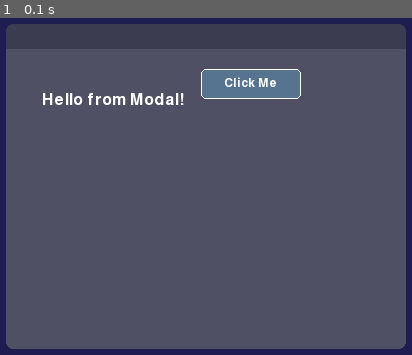
Above: before the commit, frame 1.
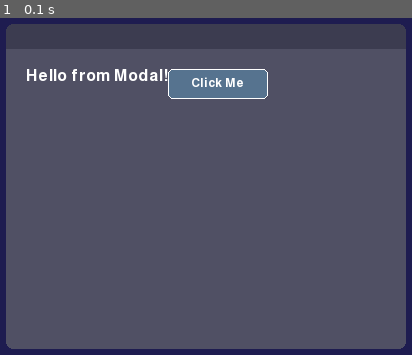
Above: after the commit, the same moment.

Repository: JyleFV/CoshUI
Game: pygame game, started from tests/main_test.py
The game is run twice, just before and just after one commit, with the same random seed, the same clock (stepped at 60 frames per second) and the same inputs.
Inputs:
- Up to frame 1 (0.1 s): no input

The runs differ from the first frame. In frame 1, 2.9% of the frame differs, in the area x 6-74%, y 15-26%.

Commit message:
Bug fixes (Modal width and height for header and content, label width and height defaulting to text width and height)

Diff:
--- a/src/coshui/backend.py
+++ b/src/coshui/backend.py
@@ -24,3 +24,7 @@
     @abstractmethod
     def poll_input(self):
         pass
+
+    @abstractmethod
+    def measure_text(self):
+        pass
--- a/src/coshui/backends/pygame_backend.py
+++ b/src/coshui/backends/pygame_backend.py
@@ -69,7 +69,7 @@
         except ValueError:
             raise CoshUIError(f"Value in border radius is the wrong type")
 
-    def _draw_text(self, text, x, y, w, h, font_path, font_size, scale, color, align, justify, clip_rect, text_clip):
+    def _draw_text(self, text, x, y, w, h, font_path, font_size, scale, color, align, justify, clip_rect, text_clip, alpha):
         safe_font_size = font_size if font_size is not None else 16
         safe_scale = scale if scale is not None else 1.0
 
@@ -81,6 +81,7 @@
             _font_cache[cache_key] = font
 
         text_surface = font.render(text, True, color)
+        text_surface.set_alpha(alpha)
         text_w, text_h = text_surface.get_size()
 
         # Clipping Logic
@@ -149,6 +150,9 @@
         # TODO: add font paths from CoshUI._temp_fonts and put it in _font_cache.
 
         for data in render_stack:
+            if data.alpha <= 0:
+                continue
+
             scale = data.transform_scale
             scaled_w = data.width * scale
             scaled_h = data.height * scale
@@ -161,7 +165,7 @@
                 self._draw_rect(true_x, true_y, scaled_w, scaled_h, data.background_color, data.border_radius, data.alpha, data.border, data.clip_rect)
 
             if data.text:
-                self._draw_text(data.text, true_x, true_y, scaled_w, scaled_h, data.font, data.font_size, scale, data.text_color, data.text_align, data.text_justify, data.clip_rect, data.text_overflow)
+                self._draw_text(data.text, true_x, true_y, scaled_w, scaled_h, data.font, data.font_size, scale, data.text_color, data.text_align, data.text_justify, data.clip_rect, data.text_overflow, data.alpha)
 
             if data.image_src:
                 self._draw_image(data.image_src, true_x, true_y, scaled_w, scaled_h, data.alpha, data.clip_rect)
@@ -169,6 +173,14 @@
     def get_size(self) -> tuple[int, int]:
         return pygame.display.get_surface().get_size()
 
+    def measure_text(self, text, font_path, font_size) -> tuple:
+        cache_key = (font_path, font_size)
+        font = _font_cache.get(cache_key)
+        if font is None:
+            font = pygame.font.Font(font_path, font_size)
+            _font_cache[cache_key] = font
+        return font.size(text)
+
     def poll_input(self):
         CoshInput._prev_mouse_pressed = CoshInput._current_mouse_pressed
         CoshInput._mouse_position = pygame.mouse.get_pos()
--- a/src/coshui/engine.py
+++ b/src/coshui/engine.py
@@ -37,17 +37,19 @@
     # ---------------- Theme-related ----------------
     _theme_registry : dict = { "DEFAULT" : CoshTheme(
             button={ "width" : 100, "height" : 30, "background_color" : (86, 115, 143), "border" : ((255, 255, 255), 1), "border_radius" : 5, "font_size" : 18 },
-            label={ "width" : 175, "height" : 65, "font_size" : 18 },
+            label={ "font_size" : 18 },
             container={},
             checkbox={ "width" : 25, "height" : 25, "border_radius" : 4, "border": ((200, 200, 200), 2), "checked_color" : (85, 75, 255), "unchecked_color" : (200, 200, 200)},
             image={ "width" : 150, "height" : 150 },
-            modal={ "width": 200, "height" : 200 },
+            modal={ "width": 200, "height" : 200, "header_color" : (60, 60, 80), "header_border_radius" : (7.5, 7.5, 0, 0), "content_color" : (80, 80, 100), "content_border_radius" : (0, 0, 7.5, 7.5) },
             slider={ "thumb_size" : 20, "thumb_color" : (100, 100, 100), "track_color" : (200, 200, 200), "border_radius" : 50 }
         )
     }
     _active_theme = _theme_registry.get("DEFAULT")
     # ----------------Class System ----------------
     _style_class : dict = {}
+    # ---------------- Text Measuring ----------------
+    _measure_text : callable = None
 
     @classmethod
     def get_state(cls, node_id, key, default=None):
@@ -75,6 +77,7 @@
         self.backend = backend
         screen_w, screen_h = self.backend.get_size()
         self.root = Container(width=screen_w, height=screen_h)
+        CoshUI._measure_text = self.backend.measure_text
 
     def __enter__(self):
         from .utility import update, process_events
@@ -93,7 +96,6 @@
 
         if delta > 0.1:
             delta = 1/60
-
 
         update(delta)
         self.backend.poll_input()
--- a/src/coshui/nodes.py
+++ b/src/coshui/nodes.py
@@ -112,14 +112,14 @@
         match self.direction:
             case CoshDirection.ROW:
                 if self.layout.width is CoshSizing.AUTO:
-                    self.layout.width = (sum(child.layout.width + (child.layout.margin * 2) for child in self.children) + (self.gap * (len(self.children) - 1))) + (self.layout.padding * 2)
+                    self.layout.width = (sum(child.layout.width + (child.layout.margin * 2) for child in self.children if child.sizing != CoshSizing.FILL) + (self.gap * (len(self.children) - 1))) + (self.layout.padding * 2)
                 if self.layout.height is CoshSizing.AUTO:
-                    self.layout.height = max((child.layout.height + (child.layout.margin * 2) for child in self.children), default=0) + (self.layout.padding * 2)
+                    self.layout.height = max((child.layout.height + (child.layout.margin * 2) for child in self.children if child.sizing != CoshSizing.FILL), default=0) + (self.layout.padding * 2)
             case CoshDirection.COLUMN:
                 if self.layout.width is CoshSizing.AUTO:
-                    self.layout.width = max((child.layout.width + (child.layout.margin * 2) for child in self.children), default=0) + (self.layout.padding * 2)
+                    self.layout.width = max((child.layout.width + (child.layout.margin * 2) for child in self.children if child.sizing != CoshSizing.FILL), default=0) + (self.layout.padding * 2)
                 if self.layout.height is CoshSizing.AUTO:
-                    self.layout.height = (sum(child.layout.height + (child.layout.margin * 2) for child in self.children) + (self.gap * (len(self.children) - 1))) + (self.layout.padding * 2)
+                    self.layout.height = (sum(child.layout.height + (child.layout.margin * 2) for child in self.children if child.sizing != CoshSizing.FILL) + (self.gap * (len(self.children) - 1))) + (self.layout.padding * 2)
 
 @dataclass
 class Grid(ParentNode):
@@ -132,8 +132,8 @@
             return
 
         rows = math.ceil(len(self.children) / self.column_count)
-        max_child_width = max((child.layout.width + (child.layout.margin * 2) for child in self.children), default=0)
-        max_child_height = max((child.layout.height + (child.layout.margin * 2) for child in self.children), default=0)
+        max_child_width = max((child.layout.width + (child.layout.margin * 2) for child in self.children if child.sizing != CoshSizing.FILL), default=0)
+        max_child_height = max((child.layout.height + (child.layout.margin * 2) for child in self.children if child.sizing != CoshSizing.FILL), default=0)
 
         if self.layout.width is CoshSizing.AUTO:
             self.layout.width = (max_child_width * self.column_count) + (self.gap * (self.column_count - 1)) + (self.layout.padding * 2)
@@ -144,10 +144,15 @@
 class Modal(ParentNode):
     positioning : CoshPositioning = CoshPositioning.ABSOLUTE
     direction : CoshDirection = CoshDirection.ROW
+    header_color : tuple | None = None
+    header_border_radius : tuple | None = None
+    content_color : tuple | None = None
+    content_border_radius : tuple | None = None
 
     def __post_init__(self):
         if self.id is None:
             raise CoshUIError("Modal must have an id.")
+
         super().__post_init__()
 
     def measure(self):
@@ -171,6 +176,18 @@
     text_align : CoshTextAlign = CoshTextAlign.CENTER
     text_justify : CoshTextJustify = CoshTextJustify.CENTER
     text_overflow : CoshTextOverflow = CoshTextOverflow.VISIBLE
+
+    def measure(self):
+        from .engine import CoshUI
+        if CoshUI._measure_text is None:
+            return
+        if self.layout.width is CoshSizing.AUTO or self.layout.height is CoshSizing.AUTO:
+            font_path = CoshUI._font_library.get(self.font) if self.font else CoshUI._default_font
+            w, h = CoshUI._measure_text(self.text, font_path, self.font_size or 16)
+            if self.layout.width is CoshSizing.AUTO:
+                self.layout.width = w
+            if self.layout.height is CoshSizing.AUTO:
+                self.layout.height = h
 
     def get_render_data(self):
         from .engine import CoshUI
--- a/src/coshui/types.py
+++ b/src/coshui/types.py
@@ -215,6 +215,7 @@
     from .engine import CoshUI
     from .input import CoshInput
     from .nodes import Container
+    from .utility import measure
 
     saved_stack = CoshUI._stack.copy()
     CoshUI._stack.clear()
@@ -245,7 +246,7 @@
         width=node.width,
         height=25,
         layout=CoshLayout(padding=10),
-        style=CoshStyling(background_color=(60, 60, 80), border_radius=(7.5, 7.5, 0, 0), alpha=node.style.alpha)
+        style=CoshStyling(background_color=node.header_color, border_radius=node.header_border_radius, alpha=node.style.alpha)
     )
 
     content = Container(
@@ -257,12 +258,14 @@
         justify=node.justify,
         gap=node.gap,
         layout=CoshLayout(padding=node.layout.padding),
-        style=CoshStyling(background_color=(80, 80, 100), border_radius=(0, 0, 7.5, 7.5), alpha=node.style.alpha),
+        style=CoshStyling(background_color=node.content_color, border_radius=node.content_border_radius, alpha=node.style.alpha),
         overflow=node.overflow
     )
 
-
     content.children.extend(node.children)
+
+    measure(content)
+    header.layout.width = content.layout.width
 
     root.children.append(header)
     root.children.append(content)
--- a/src/coshui/utility.py
+++ b/src/coshui/utility.py
@@ -28,8 +28,8 @@
         measure(child)
     node.measure()
 
-# NOTE: Align is currently the equivalent of CSS's `align-items`
-# TODO: Separate Align to `AlignContent` and `AlignItems` to make the library more flexible
+# TODO: SPACE_BETWEEN, SPACE_AROUND, SPACE_EVENLY, and STRETCH
+# TODO: AUTO and FILL "chicken vs egg" problem
 def layout(node : Node, x: float = 0.0, y: float = 0.0):
     node.layout.true_position = (x, y)
 
@@ -190,18 +190,22 @@
 
     CoshUI._active_tweens -= { t for t in CoshUI._active_tweens if t.finished }
 
-def render(node : Node, offset_x : float = 0.0, offset_y : float = 0.0, z_offset : int = 0, is_root : bool = False, clip_rect=None):
+def render(node : Node, offset_x : float = 0.0, offset_y : float = 0.0, z_offset : int = 0, is_root : bool = False, clip_rect=None, accumulated_alpha : int = 255):
     if not is_root:
         data = node.get_render_data()
         if data:
+            node_alpha = data.alpha if data.alpha is not None else 255
+            blended_alpha = int((accumulated_alpha / 255) * node_alpha)
             data = data._replace(
                 transform_x=data.transform_x + offset_x,
                 transform_y=data.transform_y + offset_y,
                 z_index=data.z_index + z_offset,
-                clip_rect=clip_rect
-                # TODO: Make children inherit scale from the parent as well.
+                clip_rect=clip_rect,
+                alpha=blended_alpha
             )
             CoshUI._render_stack.append(data)
+    else:
+        blended_alpha = accumulated_alpha
 
     child_clip = None
     if hasattr(node, 'overflow') and node.overflow == CoshOverflow.HIDDEN:
@@ -210,7 +214,7 @@
     tx, ty = node.style.transform_position
     child_z_offset = z_offset + node.z_index
     for child in node.children:
-        render(child, offset_x + tx, offset_y + ty, child_z_offset, clip_rect=child_clip or clip_rect)
+        render(child, offset_x + tx, offset_y + ty, child_z_offset, clip_rect=child_clip or clip_rect, accumulated_alpha=blended_alpha)
 
 def process_events():
     mx, my = CoshInput._mouse_position
--- a/tests/main_test.py
+++ b/tests/main_test.py
@@ -42,15 +42,15 @@
 
                 if settings_open:
                     with Container(id="overlay", align=CoshAlign.CENTER, justify=CoshJustify.CENTER, style=CoshStyling(), positioning=CoshPositioning.ABSOLUTE, z_index=10):
-                        with Container(id="settings_card", direction=CoshDirection.COLUMN, gap=20, align=CoshAlign.CENTER, classes="card", layout=CoshLayout(padding=30), z_index=11):
+                        with Container(id="settings_card", direction=CoshDirection.COLUMN, width=350, gap=40, align=CoshAlign.CENTER, classes="card", layout=CoshLayout(padding=30), z_index=11):
                             Label(id="settings_title", text="Settings", font_size=32)
-                            with Container(id="row_sfx", gap=20, align=CoshAlign.CENTER):
-                                Label(id="lbl_sfx", text="SFX", font_size=20)
+                            with Container(id="row_sfx", sizing=CoshSizing.FILL, gap=20, align=CoshAlign.CENTER):
+                                Label(id="lbl_sfx", text="SFX", font_size=20, text_align=CoshTextAlign.CENTER)
                                 Checkbox(id="cb_sfx", checked=is_checked.value, bind=is_checked, z_index=12)
-                            with Container(id="row_vol", gap=20, align=CoshAlign.CENTER):
+                            with Container(id="row_vol", sizing=CoshSizing.FILL, gap=20, align=CoshAlign.CENTER, justify=CoshJustify.SPACE_BETWEEN):
                                 Label(id="lbl_vol", text=f"Volume: {int(vol.value)}", font_size=20)
                                 Slider(id="sldr_vol", width=200, bind=vol, min_value=0, max_value=100, z_index=12)
-                            with Container(id="row_brightness", gap=20, align=CoshAlign.CENTER):
+                            with Container(id="row_brightness", sizing=CoshSizing.FILL, gap=20, align=CoshAlign.CENTER, justify=CoshJustify.SPACE_BETWEEN):
                                 Label(id="lbl_brightness", text=f"Brightness: {int(brightness.value)}", font_size=20)
                                 Slider(id="sldr_brightness", width=200, bind=brightness, min_value=0, max_value=100, z_index=12)
                             Button(id="close_btn", text="Close", classes="btn_danger", width=150, z_index=12)
--- a/tests/new_file.py
+++ b/tests/new_file.py
@@ -20,16 +20,29 @@
 
         screen.fill(BLACK)
 
+        # with CoshUIRenderer(PygameBackend(screen)):
+            # with Container(id="main_containter", width=500, height=500, layout=CoshLayout(width=100, height=100), style=CoshStyling(background_color=(255, 100, 100))):
+            #     pass
+            # with Container(id="container_1", sizing=CoshSizing.FILL, layout=CoshLayout(padding=20), style=CoshStyling(background_color=(80, 75, 255)), align=CoshAlign.CENTER, justify=CoshJustify.CENTER):
+            #     with Container(id="container_2", direction=CoshDirection.COLUMN, gap=10, align=CoshAlign.CENTER):
+            #         Label(id="label", text="CoshUI", width=100, height=100, font_size=64)
+            #         Button(id="start_btn", text="Start")
+            #         Button(id="settings_btn", text="Settings")
+            #         Button(id="quit_btn", text="Quit")
+
         with CoshUIRenderer(PygameBackend(screen)):
-            with Container(id="unroot", sizing=CoshSizing.FILL, align=CoshAlign.CENTER, justify=CoshJustify.CENTER, style=CoshStyling(background_color=(30, 28, 80))):
+            with Container(id="root", sizing=CoshSizing.FILL, align=CoshAlign.CENTER, justify=CoshJustify.CENTER, style=CoshStyling(background_color=(30, 28, 80))):
                 Label(id="title", text="My App", font_size=52)
-                with Modal(id="modal", z_index=10, direction=CoshDirection.COLUMN, align=CoshAlign.CENTER, justify=CoshJustify.CENTER, gap=20):
+                with Modal(id="modal", z_index=10, direction=CoshDirection.COLUMN, align=CoshAlign.CENTER, justify=CoshJustify.CENTER, gap=20, style=CoshStyling(alpha=100)):
                     Label(id="modal_lbl", text="Hello from Modal!", font_size=24)
                     Button(id="modal_btn", text="Click Me")
                     Slider(id="modal_slider", width=100, z_index=11)
 
-        if get_signal("modal_btn", "clicked"):
-            animate("background_color", "modal::content", (255, 100, 100), 0.5, "ease_in")
+        # if get_signal("modal_btn", "clicked"):
+        #     animate("scale", "modal::content", 1.2, 0.5, "ease_in")
+
+        # if get_signal("modal_btn", "released"):
+        #     animate("scale", "modal::content", 1.0, 0.5, "ease_in")
 
         pygame.display.flip()
         clock.tick(FPS)
